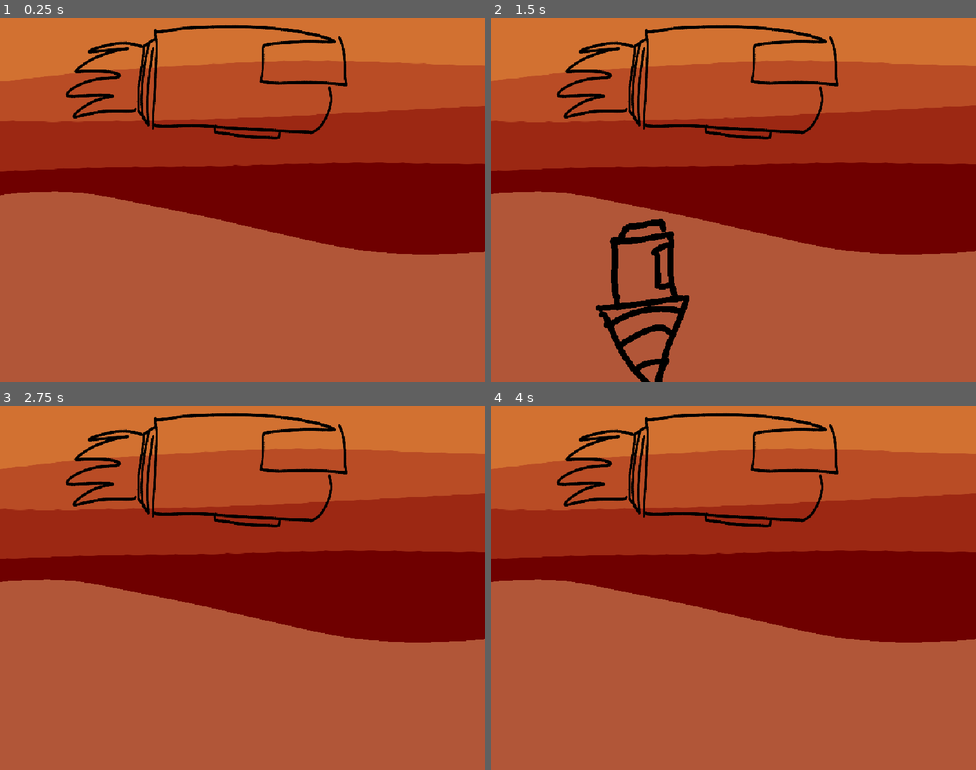
Above: before the commit, frames 1-4 (two rows, left to right).
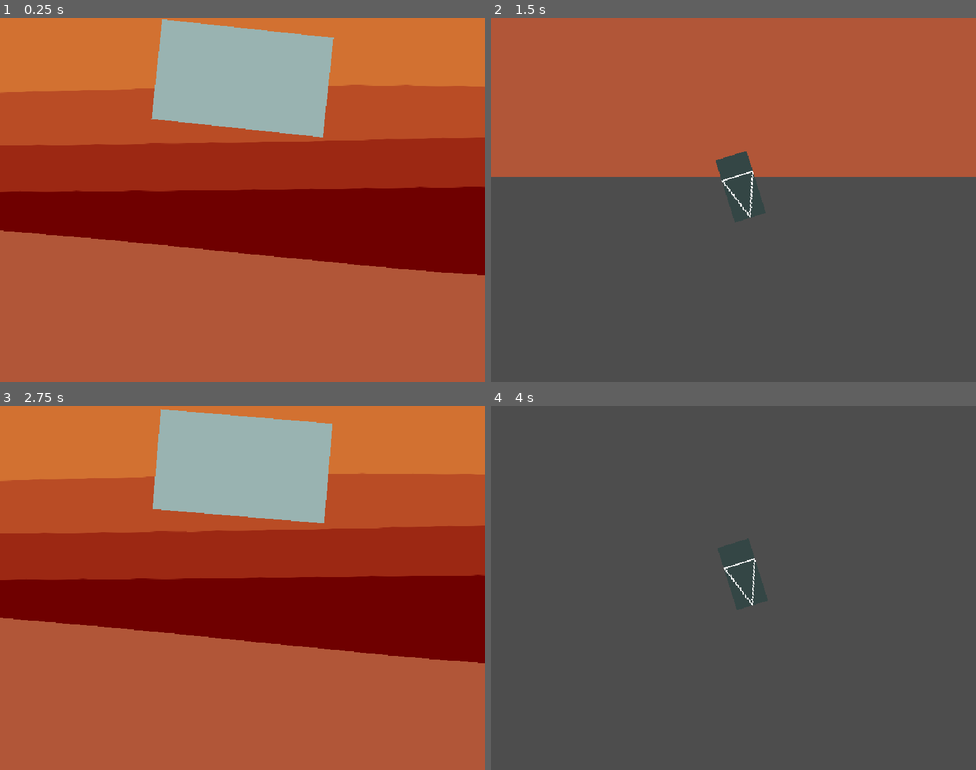
Above: after the commit, the same moments.

Repository: Velvet-Ghost/JD-GameJam-2026
Game: Godot game, scene res://level/level.tscn
Two runs of this game, one before a commit and one after it. Both use one fixed random seed, a clock stepped at 60 frames per second and the inputs below.
Inputs:
- Up to frame 1 (0.25 s): no input
- Up to frame 2 (1.5 s): hold Right (ui_right) from 0.53 s (still down); tap Space (deploy) at 0.6, 1.35 s
- Up to frame 3 (2.75 s): release Right (ui_right) at 2.03 s; hold Left (ui_left) from 2.03 s (still down); tap Space (deploy) at 2.1 s
- Up to frame 4 (4 s): release Left (ui_left) at 2.78 s; hold Right (ui_right) from 2.78 s (still down); tap Space (deploy) at 2.85, 3.6 s

The runs differ from the first frame. In frame 1, 35% of the frame differs, in the area x 0-100%, y 0-71%; in frame 2, 87%; in frame 3, 35%; in frame 4, 100%, in the area x 0-100%, y 0-100%.

Commit message:
sprite changes and movement
*sprites changed to streamline testing
*refined camera changes, temporarily getting rid of position smoothing
*DO: fix rotation of drill and ship

Diff:
--- /dev/null
+++ b/ground/ground.tscn
@@ -0,0 +1,3 @@
+[gd_scene format=3 uid="uid://bjqymyaak547p"]
+
+[node name="Ground" type="StaticBody2D" unique_id=999003638]
--- a/level/level.gd
+++ b/level/level.gd
@@ -1,13 +1,15 @@
 extends Node2D
+
+signal free_ship
 
 var drill_scene = load("res://ship/drill.tscn")
 
+
 func _ready() -> void:
-	pass
+	$Camera.reparent($Ship)
 
 func _process(_delta: float) -> void:
 	pass
-
 
 func _on_ship_deploy(pos: Variant, vel: Variant):
 	spawn_drill(pos, vel)
@@ -15,5 +17,27 @@
 func spawn_drill(pos, vel):
 	var drill = drill_scene.instantiate() as CharacterBody2D
 	drill.position = pos
-	#drill.velocity = vel
-	$Drill.add_child(drill)
+	drill.velocity.y = vel
+	$".".add_child(drill)
+	get_node("Drill").despawn.connect(_on_drill_despawn) # Despawn signal gets connected from Drill to Level
+	camera_on_drill()
+
+func _on_drill_despawn():
+	emit_signal("free_ship")
+	camera_on_ship()
+
+func camera_on_ship():
+	$Drill/Camera.reparent($"."/Ship)
+	var cam = $Ship/Camera
+	cam.offset.y = 200
+	cam.position.x = 0
+	cam.position.y = 0
+	cam.zoom.x = 1.2
+	cam.zoom.y = 1.2
+
+func camera_on_drill():
+	$Ship/Camera.reparent($"."/Drill)
+	var cam = $Drill/Camera
+	cam.offset.y = 80
+	cam.zoom.x = 1.4
+	cam.zoom.y = 1.4
--- a/level/level.tscn
+++ b/level/level.tscn
@@ -7,24 +7,23 @@
 [node name="Level" type="Node2D" unique_id=793329198]
 script = ExtResource("1_qohg2")
 
+[node name="Camera" type="Camera2D" parent="." unique_id=771915204]
+position = Vector2(484, 122)
+scale = Vector2(0.5, 0.5)
+offset = Vector2(0, 200)
+zoom = Vector2(1.2, 1.2)
+
 [node name="TextureRect" type="TextureRect" parent="." unique_id=1143045243]
 texture_filter = 1
-offset_left = -91.0
-offset_top = -57.0
-offset_right = 2789.0
-offset_bottom = 2103.0
+offset_left = -883.0
+offset_top = -16.0
+offset_right = 5705.0
+offset_bottom = 2144.0
 scale = Vector2(0.5, 0.5)
 texture = ExtResource("1_5gx2l")
 
 [node name="Ship" parent="." unique_id=39455 instance=ExtResource("1_7lnir")]
 position = Vector2(484, 122)
 
-[node name="Camera2D" type="Camera2D" parent="Ship" unique_id=771915204]
-offset = Vector2(0, 200)
-zoom = Vector2(1.2, 1.2)
-position_smoothing_enabled = true
-position_smoothing_speed = 10.0
-
-[node name="Drill" type="Node2D" parent="." unique_id=448209664]
-
+[connection signal="free_ship" from="." to="Ship" method="_on_level_free_ship"]
 [connection signal="deploy" from="Ship" to="." method="_on_ship_deploy"]
--- a/project.godot
+++ b/project.godot
@@ -30,6 +30,12 @@
 ]
 }
 
+[layer_names]
+
+2d_physics/layer_1="Ship"
+2d_physics/layer_2="Drill"
+2d_physics/layer_3="Ground"
+
 [physics]
 
 3d/physics_engine="Jolt Physics"
--- a/ship/drill.gd
+++ b/ship/drill.gd
@@ -1,15 +1,18 @@
 extends CharacterBody2D
 
+signal despawn
 
 const SPEED = 300.0
 
+
+func _ready() -> void:
+	pass
 
 func _physics_process(delta: float) -> void:
 	if not is_on_floor():
 		velocity += get_gravity() * delta
 
 	movement()
-
 
 func movement():
 	var direction := Input.get_axis("ui_left", "ui_right")
@@ -18,9 +21,25 @@
 	else:
 		velocity.x = move_toward(velocity.x, 0, SPEED)
 
+	slight_rotation()
 	move_and_slide()
 
+func slight_rotation():
+	if Input.is_action_pressed("ui_left"):
+		if $".".rotation < 0.3:
+			$".".rotate(0.008)
+	elif Input.is_action_pressed("ui_right"):
+		if $".".rotation > -0.3:
+			$".".rotate(-0.008)
+	else:
+		if $".".rotation > 0:
+			$".".rotate(-0.012)
+		elif $".".rotation < 0:
+			$".".rotate(0.012)
 
 func _on_death_timer_timeout() -> void:
+	_despawn()
 
+func _despawn():
+	despawn.emit()
 	queue_free()
--- a/ship/drill.tscn
+++ b/ship/drill.tscn
@@ -15,18 +15,28 @@
 }]
 
 [sub_resource type="RectangleShape2D" id="RectangleShape2D_g4v7s"]
-size = Vector2(118, 274)
+size = Vector2(118, 230)
 
 [node name="Drill" type="CharacterBody2D" unique_id=1935583063]
+scale = Vector2(0.4, 0.4)
+collision_layer = 2
+collision_mask = 4
 script = ExtResource("1_i5gxt")
 
 [node name="AnimatedSprite2D" type="AnimatedSprite2D" parent="." unique_id=2284814]
 texture_filter = 1
+position = Vector2(-1.9073486e-06, 3.8146973e-06)
+scale = Vector2(4.6, 4.6000004)
 sprite_frames = SubResource("SpriteFrames_g4v7s")
 
 [node name="CollisionShape2D" type="CollisionShape2D" parent="." unique_id=1821569947]
+position = Vector2(0, 3.576278e-06)
+scale = Vector2(0.9999998, 0.9999998)
 shape = SubResource("RectangleShape2D_g4v7s")
 
 [node name="DeathTimer" type="Timer" parent="." unique_id=1194418302]
+wait_time = 2.0
+one_shot = true
+autostart = true
 
 [connection signal="timeout" from="DeathTimer" to="." method="_on_death_timer_timeout"]
--- a/ship/ship.gd
+++ b/ship/ship.gd
@@ -19,9 +19,26 @@
 		else:
 			velocity.x = move_toward(velocity.x, 0, SPEED)
 
+		slight_rotation()
 		move_and_slide()
+
+func slight_rotation(): # FIX!
+	if Input.is_action_pressed("ui_right"):
+		if $".".rotation < 0.3:
+			$".".rotate(0.008)
+	elif Input.is_action_pressed("ui_left"):
+		if $".".rotation > -0.3:
+			$".".rotate(-0.008)
+	else:
+		if $".".rotation > 0.1:
+			$".".rotate(-0.012)
+		elif $".".rotation < 0.1:
+			$".".rotate(0.012)
 
 func deploy_drill():
 	if Input.is_action_just_pressed("deploy") and is_drill_deployed == false:
 		is_drill_deployed = true
-		deploy.emit($DeployMarker.global_position, 300) # Signal emits from the Ship to the Level
+		deploy.emit($DeployMarker.global_position, 600) # Signal emits from the Ship to the Level
+
+func _on_level_free_ship() -> void:
+	is_drill_deployed = false
--- a/ship/ship.tscn
+++ b/ship/ship.tscn
@@ -20,13 +20,16 @@
 [node name="Ship" type="CharacterBody2D" unique_id=39455]
 texture_filter = 1
 scale = Vector2(0.5, 0.5)
+collision_mask = 0
 script = ExtResource("1_2jgil")
 
 [node name="AnimatedSprite2D" type="AnimatedSprite2D" parent="." unique_id=1211892012]
-position = Vector2(-118, 12)
-sprite_frames = SubResource("SpriteFrames_g4v7s")
+position = Vector2(-3.8146973e-06, -1.0000076)
+scale = Vector2(5.6800003, 6.6000004)
+sprite_frames = SubResource("SpriteFrames_igsoc")
 
 [node name="CollisionShape2D" type="CollisionShape2D" parent="." unique_id=2029674647]
 shape = SubResource("RectangleShape2D_g4v7s")
 
 [node name="DeployMarker" type="Marker2D" parent="." unique_id=637042336]
+position = Vector2(0, 124)
Not shown: 1 places in ship/ship.tscn that only renumber resources
Binary file changed: sprites/drill.png
Binary file changed: sprites/ship.png
Not shown, changed: sprites/ship.png.import
Not shown, removed: sprites/.ship.png-autosave.kra
Not shown, changed: sprites/drill.png.kra
Not shown, added: sprites/drill.png~
Not shown, added: sprites/shio.png.kra
